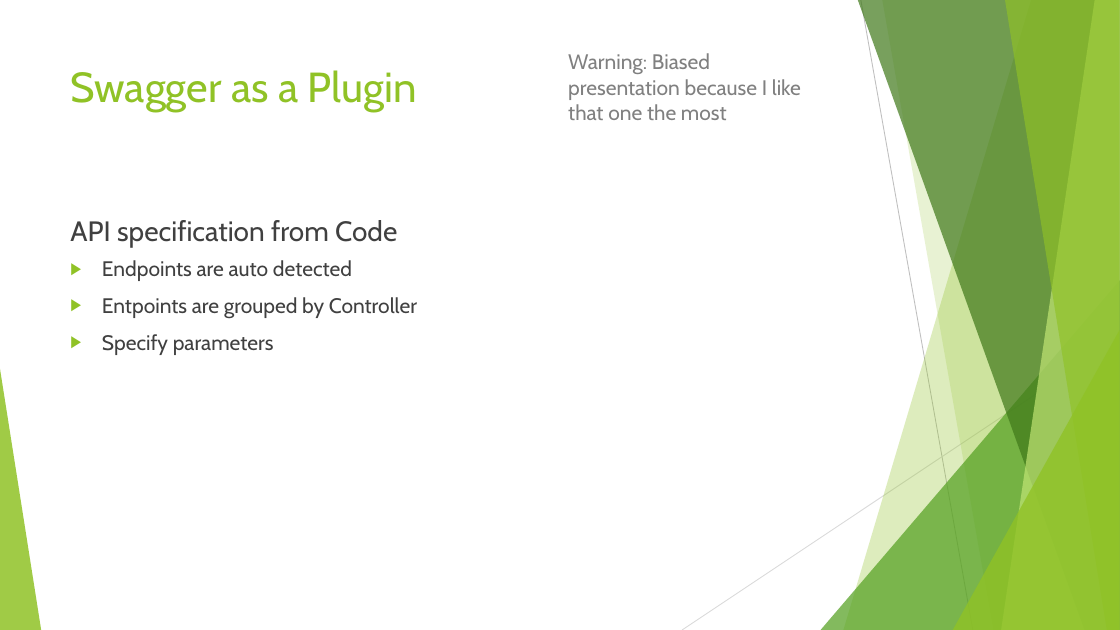
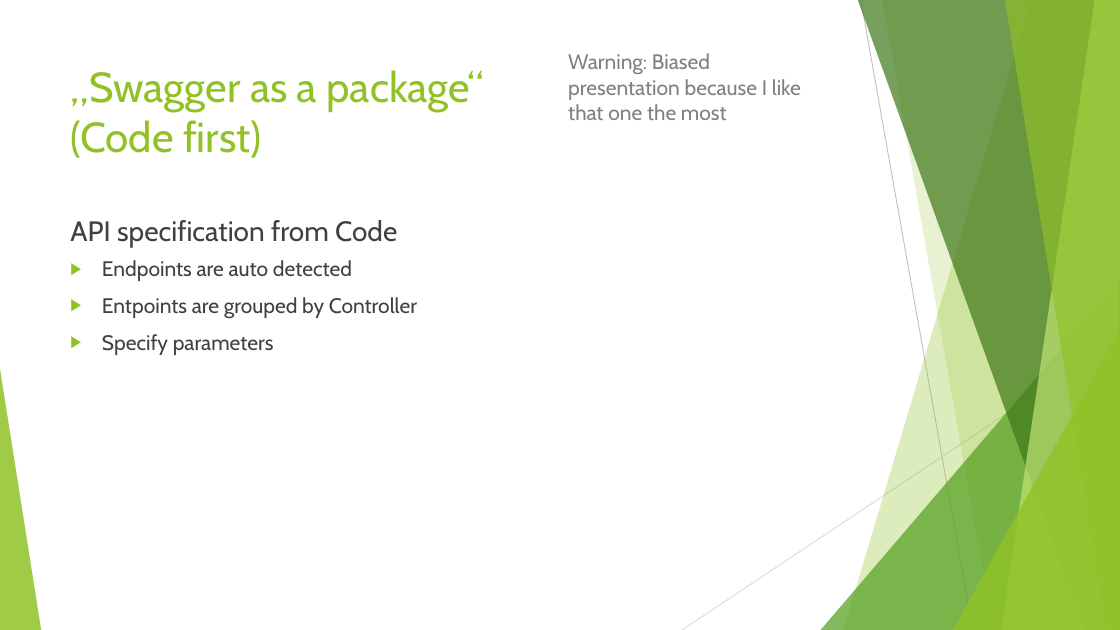
Before and after one commit to JanPfenning/dbhw_se_swagger, a slide deck: slide 11 of PPP/Swagger_ppp.pptx (slide 13 before the commit). Drawn at 1120x630 pixels with LibreOffice and Linux fonts; fonts in the diff are those of the drawing. Boxes give left, top, right and bottom in pixels: in the first picture for what was removed or moved away, otherwise in the second. Text is boxed around its words. In the diff, an @@ line names an element or a change of style, - is before the commit and + after.

```diff
--- a/PPP/Swagger_ppp.pptx
+++ b/PPP/Swagger_ppp.pptx
@@ title at <box>71,70,485,158</box>: text changed @@
-Swagger as a Plugin
+„Swagger as a package“
+(Code first)
```
Also in this commit, not shown: 3 other slides changed, 2 slides removed, 3 other files.
